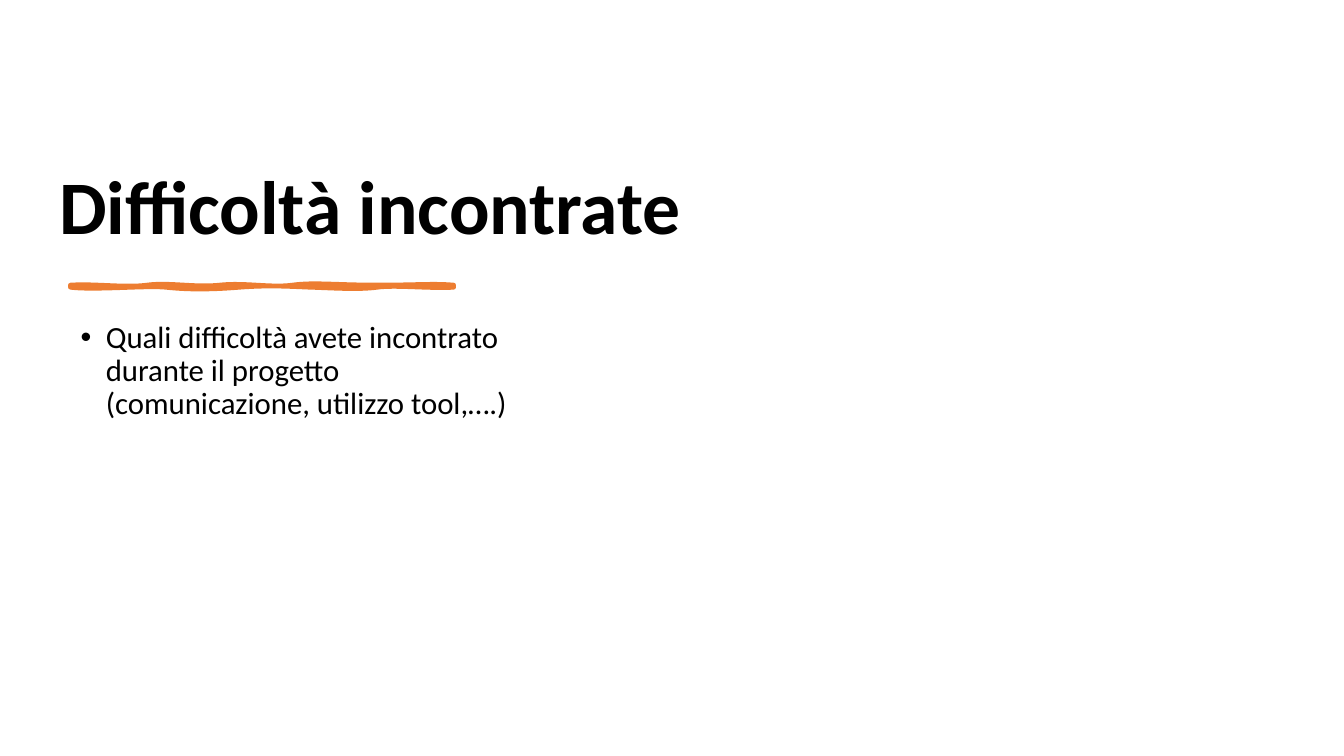
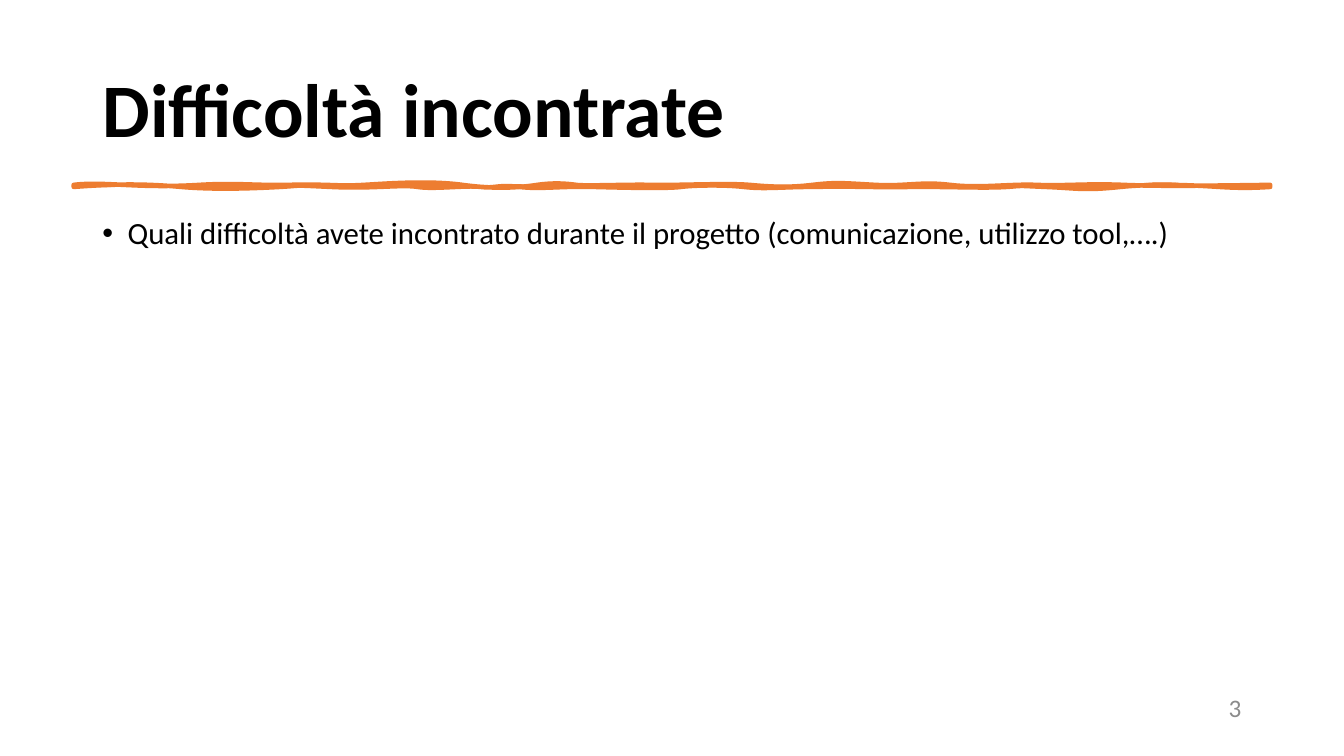
Before and after one commit to mangilimatteo/Progetto_Ingegneria_Software_Cattaneo_Mangili_Saini, a slide deck: slide 3 of Presentazione_Progetto.pptx. Drawn at 1344x756 pixels with LibreOffice and Linux fonts; fonts in the diff are those of the drawing. Boxes give left, top, right and bottom in pixels: in the first picture for what was removed or moved away, otherwise in the second. Text is boxed around its words. In the diff, an @@ line names an element or a change of style, - is before the commit and + after.

```diff
--- a/Presentazione_Progetto.pptx
+++ b/Presentazione_Progetto.pptx
@@ title "Difficoltà incontrate": place and size @@
-title "Difficoltà incontrate" at box(59, 181, 681, 235)
+title "Difficoltà incontrate" at box(102, 84, 724, 138)
@@ title "Difficoltà incontrate" at box(102, 84, 724, 138): vertical alignment bottom to middle @@
@@ freeform shape added at box(74, 185, 1270, 187), fill #ED7D31, outline #ED7D31 3.25 pt @@
@@ text "Quali difficoltà avete incontrato durante ..." rewrapped from box(106, 326, 506, 418) to box(128, 221, 1167, 250) @@
@@ freeform shape removed at box(71, 285, 454, 287) @@
@@ page number added at box(1229, 701, 1242, 717), 18 pt, text #8C8C8C @@
+3
```
Also in this commit, not shown: 11 other slides changed.
